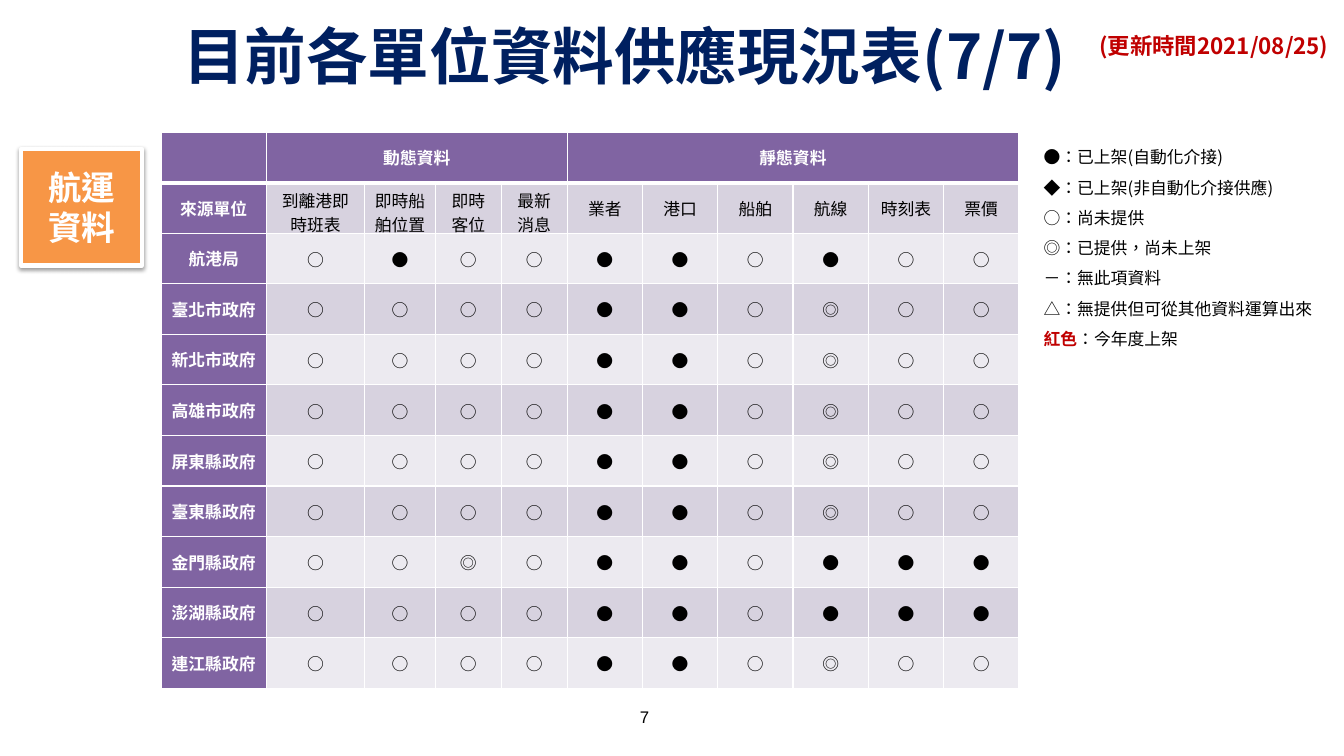
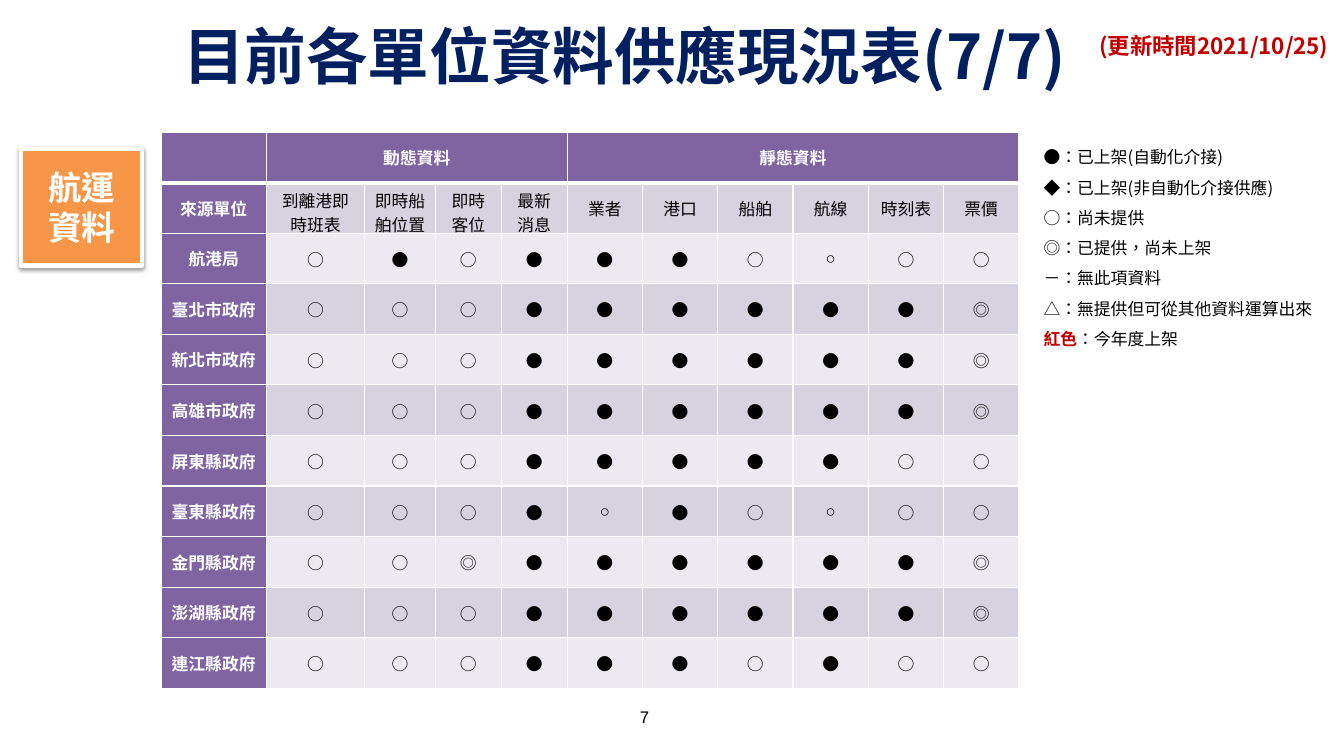
Before and after one commit to ptxmotc/data-provide-status, a slide deck: slide 7 of 各單位資料供應現況表.pptx. Drawn at 1344x756 pixels with LibreOffice and Linux fonts; fonts in the diff are those of the drawing; background and template pictures are left out. Boxes give left, top, right and bottom in pixels: in the first picture for what was removed or moved away, otherwise in the second. Text is boxed around its words. In the diff, an @@ line names an element or a change of style, - is before the commit and + after.

```diff
--- a/各單位資料供應現況表.pptx
+++ b/各單位資料供應現況表.pptx
@@ text at bbox=[1100, 35, 1329, 59]: text changed @@
-(更新時間2021/08/25)
+(更新時間2021/10/25)
@@ table at bbox=[161, 132, 1020, 689] @@
-row 3, column 5: ○
+row 3, column 5: ●
-row 3, column 9: ●
+row 3, column 9: ○
-row 4: 臺北市政府 | ○ | ○ | ○ | ○ | ● | ● | ○ | ◎ | ○ | ○
+row 4: 臺北市政府 | ○ | ○ | ○ | ● | ● | ● | ● | ● | ● | ◎
-row 5: 新北市政府 | ○ | ○ | ○ | ○ | ● | ● | ○ | ◎ | ○ | ○
+row 5: 新北市政府 | ○ | ○ | ○ | ● | ● | ● | ● | ● | ● | ◎
-row 6: 高雄市政府 | ○ | ○ | ○ | ○ | ● | ● | ○ | ◎ | ○ | ○
+row 6: 高雄市政府 | ○ | ○ | ○ | ● | ● | ● | ● | ● | ● | ◎
-row 7: 屏東縣政府 | ○ | ○ | ○ | ○ | ● | ● | ○ | ◎ | ○ | ○
+row 7: 屏東縣政府 | ○ | ○ | ○ | ● | ● | ● | ● | ● | ○ | ○
-row 8: 臺東縣政府 | ○ | ○ | ○ | ○ | ● | ● | ○ | ◎ | ○ | ○
+row 8: 臺東縣政府 | ○ | ○ | ○ | ● | ○ | ● | ○ | ○ | ○ | ○
-row 9: 金門縣政府 | ○ | ○ | ◎ | ○ | ● | ● | ○ | ● | ● | ●
+row 9: 金門縣政府 | ○ | ○ | ◎ | ● | ● | ● | ● | ● | ● | ◎
-row 10: 澎湖縣政府 | ○ | ○ | ○ | ○ | ● | ● | ○ | ● | ● | ●
+row 10: 澎湖縣政府 | ○ | ○ | ○ | ● | ● | ● | ● | ● | ● | ◎
-row 11, column 5: ○
+row 11, column 5: ●
-row 11, column 9: ◎
+row 11, column 9: ●
```
Also in this commit, not shown: 8 other slides changed, 1 other file.
